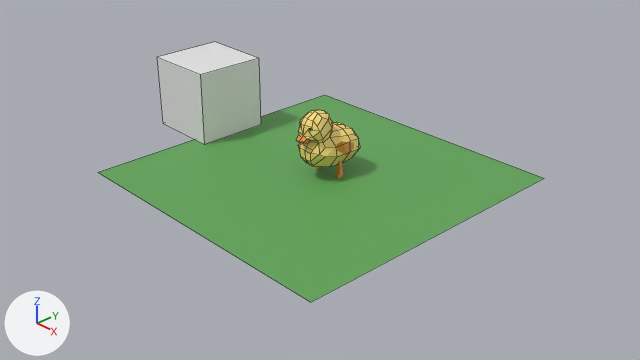
Before and after pictures for a commit that changed the Blender file blender/duck.blend.
Camera for both pictures: the file's camera 'Camera'. Every picture has the same lights, and +X, +Y and +Z are marked at lower left. Mesh edges are drawn as thin lines on the coarser meshes.

The scene before the commit, as lines of its bpy script (objects in view):
```python
me_cube = bpy.data.meshes.new('Cube')
me_cube.from_pydata(...)  # a box spanning x -1.0..1.0, y -1.0..1.0, z -1.0..1.0
me_plane = bpy.data.meshes.new('Plane')
me_plane.from_pydata([(-1.0, -1.0, 0.0), (1.0, -1.0, 0.0), (-1.0, 1.0, 0.0), (1.0, 1.0, 0.0)], [], [(0, 1, 3, 2)])
me_plane.materials.append(mat_green)  # green #60a757
me_plane_001 = bpy.data.meshes.new('Plane.001')
me_plane_001.from_pydata(...)  # 68 vertices, 57 faces; spans x 0.0..0.277, y -0.341..0.582, z 0.131..0.896
# faces by material slot: [52, 1, 4]
me_plane_001.materials.append(mat_yellow)  # yellow #fde07c
me_plane_001.materials.append(mat_black)  # black #090d0e
me_plane_001.materials.append(mat_orange)  # orange #de8d2b
ob_body = bpy.data.objects.new('body', me_plane_001)
ob_body.location = (0.0, 0.0, 0.0)
_m = ob_body.modifiers.new('Mirror', 'MIRROR')
_m.use_clip = True
ob_one_meter = bpy.data.objects.new('one-meter', me_cube)
ob_one_meter.location = (-2.266, 0.012, 0.5)
ob_one_meter.scale = (0.5, 0.5, 0.5)
ob_plane = bpy.data.objects.new('Plane', me_plane)
ob_plane.location = (0.0, 0.0, 0.0)
ob_plane.scale = (2.0, 2.0, 2.0)
```
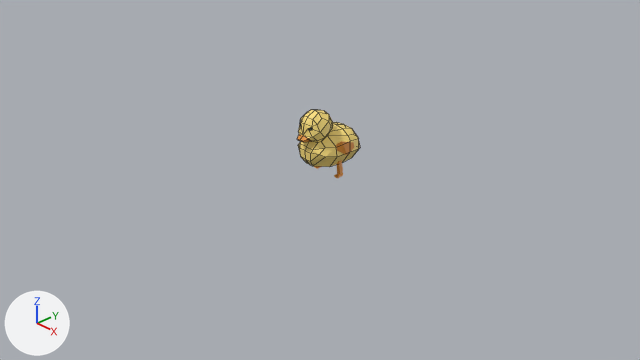
Location of each change, (x1, y1, x2, y2) in pixels of the pictures (640 x 360 px):
'Plane', hidden (green): before (98, 95, 544, 302)
'one-meter', hidden: before (157, 42, 261, 145)

Patch to the scene script:
```diff
--- a/blender/duck.blend.py
+++ b/blender/duck.blend.py
@@ ob_one_meter @@
 ob_one_meter.scale = (0.5, 0.5, 0.5)
+ob_one_meter.hide_set(True)
@@ ob_plane @@
 ob_plane.scale = (2.0, 2.0, 2.0)
+ob_plane.hide_set(True)
```
